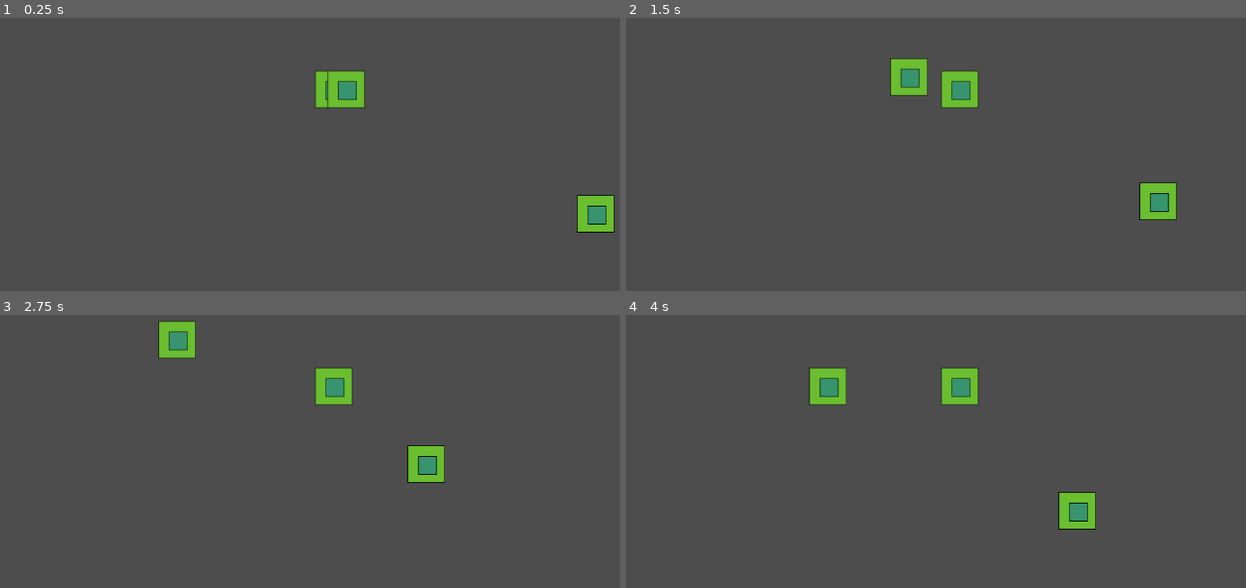
Above: before the commit, frames 1-4 (two rows, left to right).
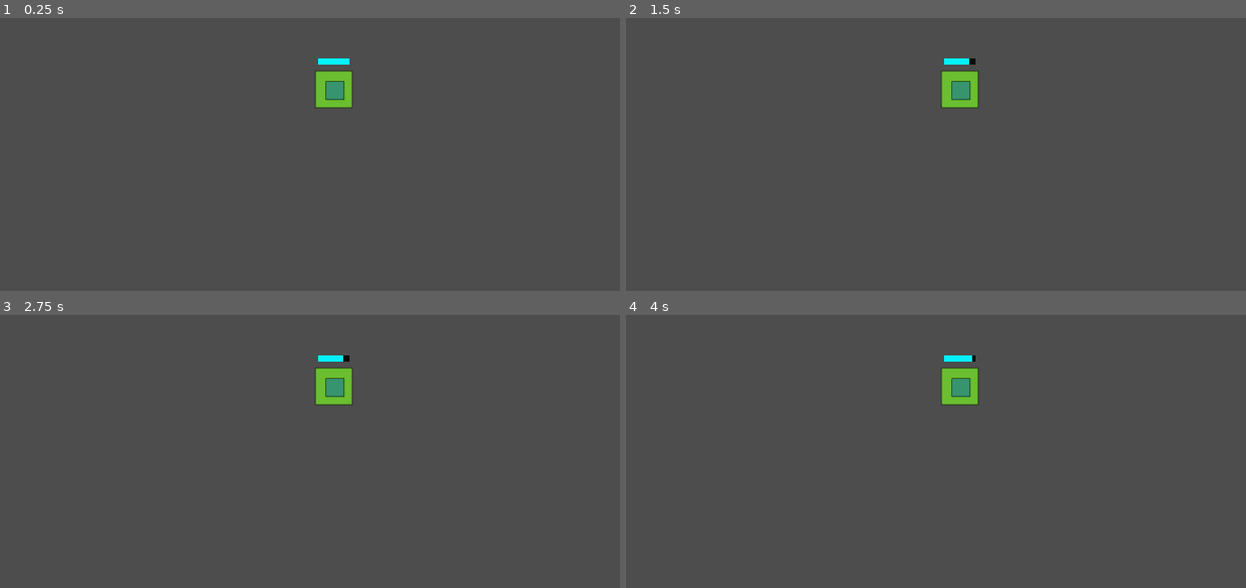
Above: after the commit, the same moments.

Repository: Kecheng-Zhang/GodotGame
Game: Godot game, scene res://Main.tscn
Same seed, same stepped clock (60 frames per second), same inputs: the game is played once before the commit and once after it.
Inputs (mouse positions are in pixels of both pictures, inside the frame that each line leads up to):
- Up to frame 1 (0.25 s): no input
- Up to frame 2 (1.5 s): tap Enter at 0.5 s; move the mouse to (1115, 69) at 0.52 s; hold D (player_right) 0.53-1.28 s; tap Q (heal, bound only after the commit) at 0.6 s; tap E (hurt, bound only after the commit) at 0.8, 1.35 s; tap Space (dash) at 1.25 s; move the mouse to (818, 110) at 1.27 s; hold S (player_down) from 1.28 s (still down)
- Up to frame 3 (2.75 s): tap Q (heal, bound only after the commit) at 1.55 s; move the mouse to (outside the picture) at 2.02 s; release S (player_down) at 2.03 s; hold D (player_right) from 2.03 s (still down); tap Space (dash) at 2.1 s; tap E (hurt, bound only after the commit) at 2.3 s
- Up to frame 4 (4 s): move the mouse to (923, 467) at 2.77 s; release D (player_right) at 2.78 s; hold W (player_up) 2.78-3.53 s; click (923, 467) at 2.85 s; tap Q (heal, bound only after the commit) at 3.05, 3.6 s; move the mouse to (1177, 446) at 3.52 s; hold A (player_left) from 3.53 s (still down); tap E (hurt, bound only after the commit) at 3.8 s

The runs differ from the first frame. In frame 1, 1.5% of the frame differs, in the area x 51-100%, y 14-79%; in frame 2, 1.8%, in the area x 42-89%, y 14-75%; in frame 3, 1.8%; in frame 4, 1.8%.

Commit message:
血条及伤害
“e”-hurt “q”-heal

Diff:
--- a/Main.tscn
+++ b/Main.tscn
@@ -1,8 +1,7 @@
-[gd_scene load_steps=4 format=3 uid="uid://cdqcllq71i3rw"]
+[gd_scene load_steps=3 format=3 uid="uid://cdqcllq71i3rw"]
 
 [ext_resource type="Script" uid="uid://ble1wwmdb57a7" path="res://main.gd" id="1_uu6xs"]
 [ext_resource type="PackedScene" uid="uid://bkp5a2s8ovww5" path="res://player.tscn" id="2_r0du0"]
-[ext_resource type="PackedScene" uid="uid://ci6uresya0ecw" path="res://enemy.tscn" id="3_r0du0"]
 
 [node name="Main" type="Node2D"]
 script = ExtResource("1_uu6xs")
@@ -10,6 +9,3 @@
 [node name="player" parent="." instance=ExtResource("2_r0du0")]
 
 [node name="Camera2D" type="Camera2D" parent="player"]
-
-[node name="Enemy" parent="." instance=ExtResource("3_r0du0")]
-speed = 50
--- a/player.gd
+++ b/player.gd
@@ -3,9 +3,16 @@
 @export var speed := 100
 @export var dash_distance := 100
 @export var bullet_scene: PackedScene
+@export var max_health := 100
 
+var current_health := max_health
 var direction := Vector2.ZERO
 var facing_direction := Vector2.RIGHT
+@onready var health_bar = $HealthBar
+
+
+func _ready():
+	update_health_bar()
 
 func _physics_process(delta):
 	# 读取方向
@@ -26,6 +33,12 @@
 	if Input.is_action_just_pressed("shoot"):
 		shoot_bullet()
 
+	if Input.is_action_just_pressed("hurt"):
+		take_damage(10)
+
+	if Input.is_action_just_pressed("heal"):
+		take_damage(-10)
+
 func shoot_bullet():
 	if bullet_scene == null:
 		return
@@ -34,3 +47,20 @@
 	bullet.global_position = global_position
 	bullet.direction = facing_direction  # 发射方向由鼠标决定
 	get_parent().add_child(bullet)
+
+func update_health_bar():
+	if health_bar:
+		var fg = health_bar.get_node("Foreground")
+		var ratio = float(current_health) / max_health
+		fg.scale.x = clamp(ratio, 0.0, 1.0)
+
+func take_damage(amount: int):
+	current_health -= amount
+	current_health = clamp(current_health, 0, max_health)
+	update_health_bar()
+
+	if current_health <= 0:
+		die()
+
+func die():
+	queue_free()
--- a/player.tscn
+++ b/player.tscn
@@ -15,3 +15,17 @@
 
 [node name="Sprite2D" type="Sprite2D" parent="."]
 texture = ExtResource("3_i3pqv")
+
+[node name="HealthBar" type="Node2D" parent="."]
+position = Vector2(-25, -50)
+scale = Vector2(1, 0.2)
+
+[node name="Background" type="ColorRect" parent="HealthBar"]
+offset_right = 50.0
+offset_bottom = 50.0
+color = Color(0.05, 0.048, 0.048, 1)
+
+[node name="Foreground" type="ColorRect" parent="HealthBar"]
+offset_right = 50.0
+offset_bottom = 50.0
+color = Color(0, 0.95, 1, 1)
--- a/project.godot
+++ b/project.godot
@@ -47,3 +47,13 @@
 "events": [Object(InputEventKey,"resource_local_to_scene":false,"resource_name":"","device":-1,"window_id":0,"alt_press …(192 unchanged characters)…
 ]
 }
+hurt={
+"deadzone": 0.2,
+"events": [Object(InputEventKey,"resource_local_to_scene":false,"resource_name":"","device":-1,"window_id":0,"alt_pressed":false,"shift_pressed":false,"ctrl_pressed":false,"meta_pressed":false,"pressed":false,"keycode":0,"physical_keycode":69,"key_label":0,"unicode":101,"location":0,"echo":false,"script":null)
+]
+}
+heal={
+"deadzone": 0.2,
+"events": [Object(InputEventKey,"resource_local_to_scene":false,"resource_name":"","device":-1,"window_id":0,"alt_pressed":false,"shift_pressed":false,"ctrl_pressed":false,"meta_pressed":false,"pressed":false,"keycode":0,"physical_keycode":81,"key_label":0,"unicode":113,"location":0,"echo":false,"script":null)
+]
+}
